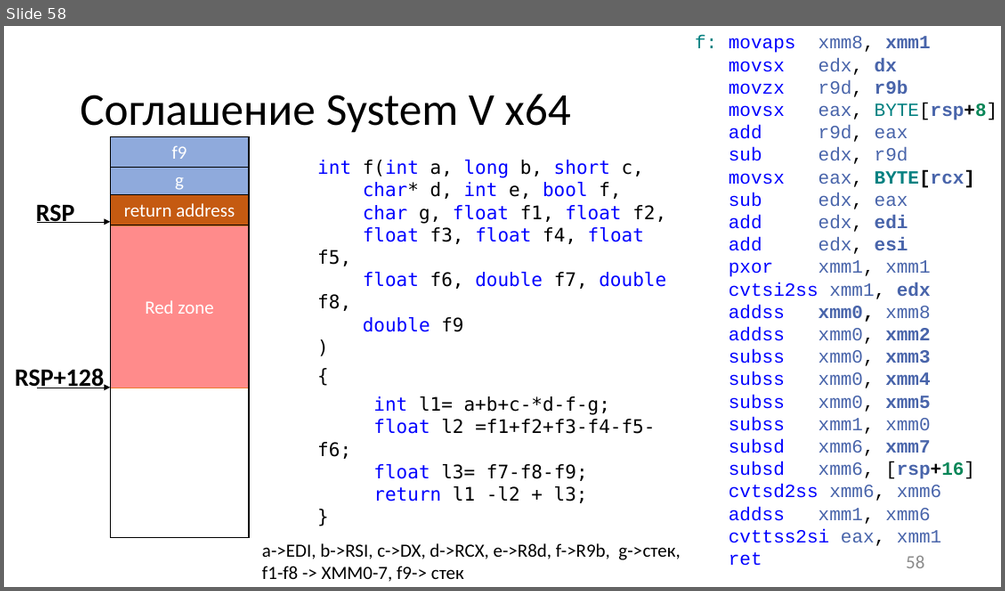
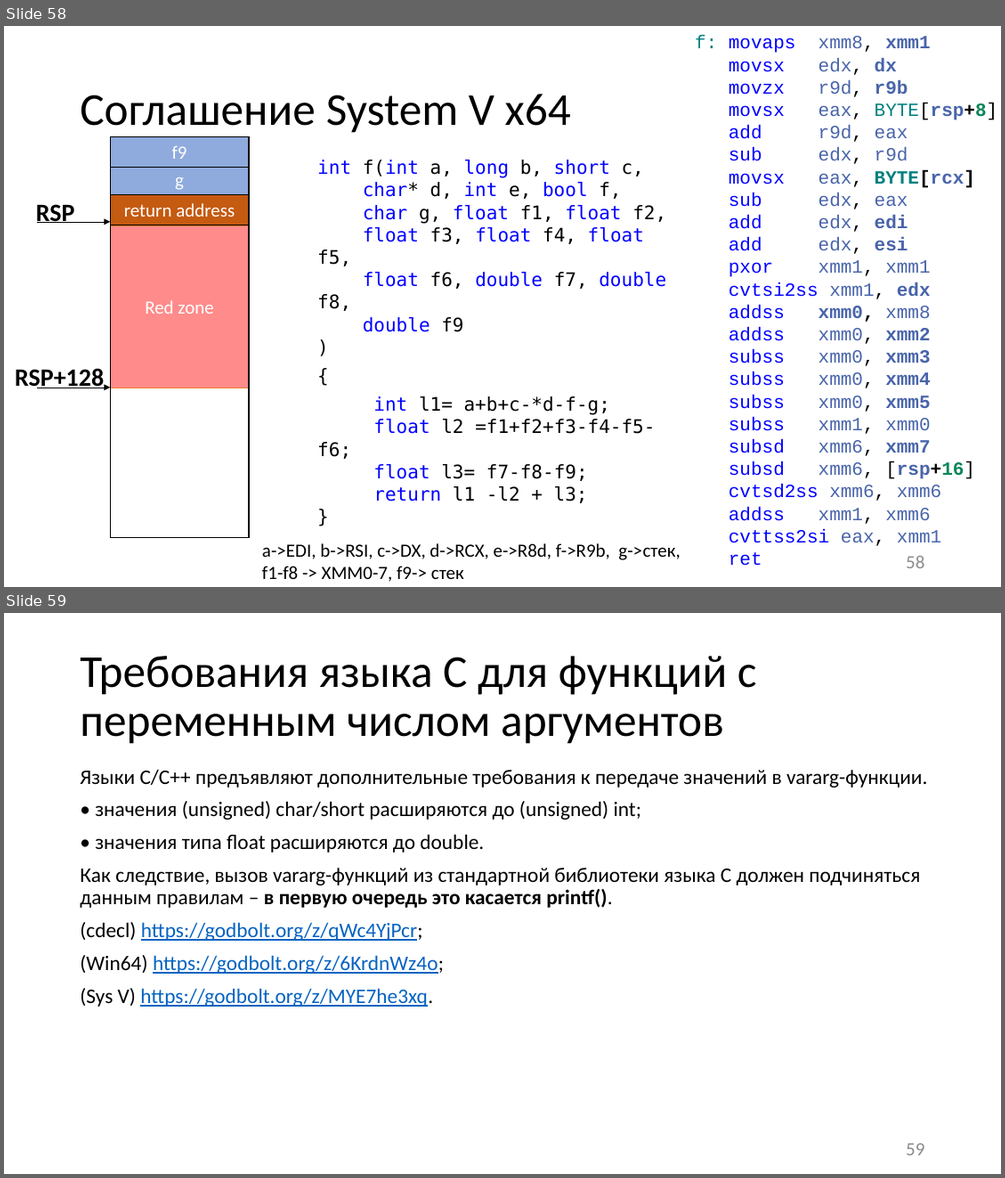
Before and after one commit to itsecd/low-level-programming, a slide deck: Lectures/3.Calling_conventions/Lecture3.pptx. Shown one above the other, each under a label of ours: slide 58 before the commit, slides 58 and 59 after it. The pictures are 1005x591 and 1005x1178 pixels, drawn with LibreOffice and Linux fonts; fonts in the diff are those of the drawing. Boxes give left, top, right and bottom in pixels: in the first picture for what was removed or moved away, otherwise in the second. Text is boxed around its words. In the diff, an @@ line names an element or a change of style, - is before the commit and + after.

```diff
--- a/Lectures/3.Calling_conventions/Lecture3.pptx
+++ b/Lectures/3.Calling_conventions/Lecture3.pptx
@@ slide 59 added at (4,613,1001,1174), background #FFFFFF @@
@@ title added at (80,656,757,744), 44 pt, text #000000 @@
+Требования языка С для функций с переменным числом аргументов
@@ text added at (80,769,927,1006), 20 pt, text #000000 @@
+Языки C/C++ предъявляют дополнительные требования к передаче значений в vararg-функции.
+• значения (unsigned) char/short расширяются до (unsigned) int;
+• значения типа float расширяются до double.
+Как следствие, вызов vararg-функций из стандартной библиотеки языка C должен подчиняться данным правилам – в первую очередь это касается printf().
+(cdecl) https://godbolt.org/z/qWc4YjPcr;
+(Win64) https://godbolt.org/z/6KrdnWz4o;
+(Sys V) https://godbolt.org/z/MYE7he3xq.
@@ page number added at (906,1143,924,1155), 18 pt, text #8C8C8C @@
+59
```
Also in this commit, not shown: 3 slides changed, 5 other files.
